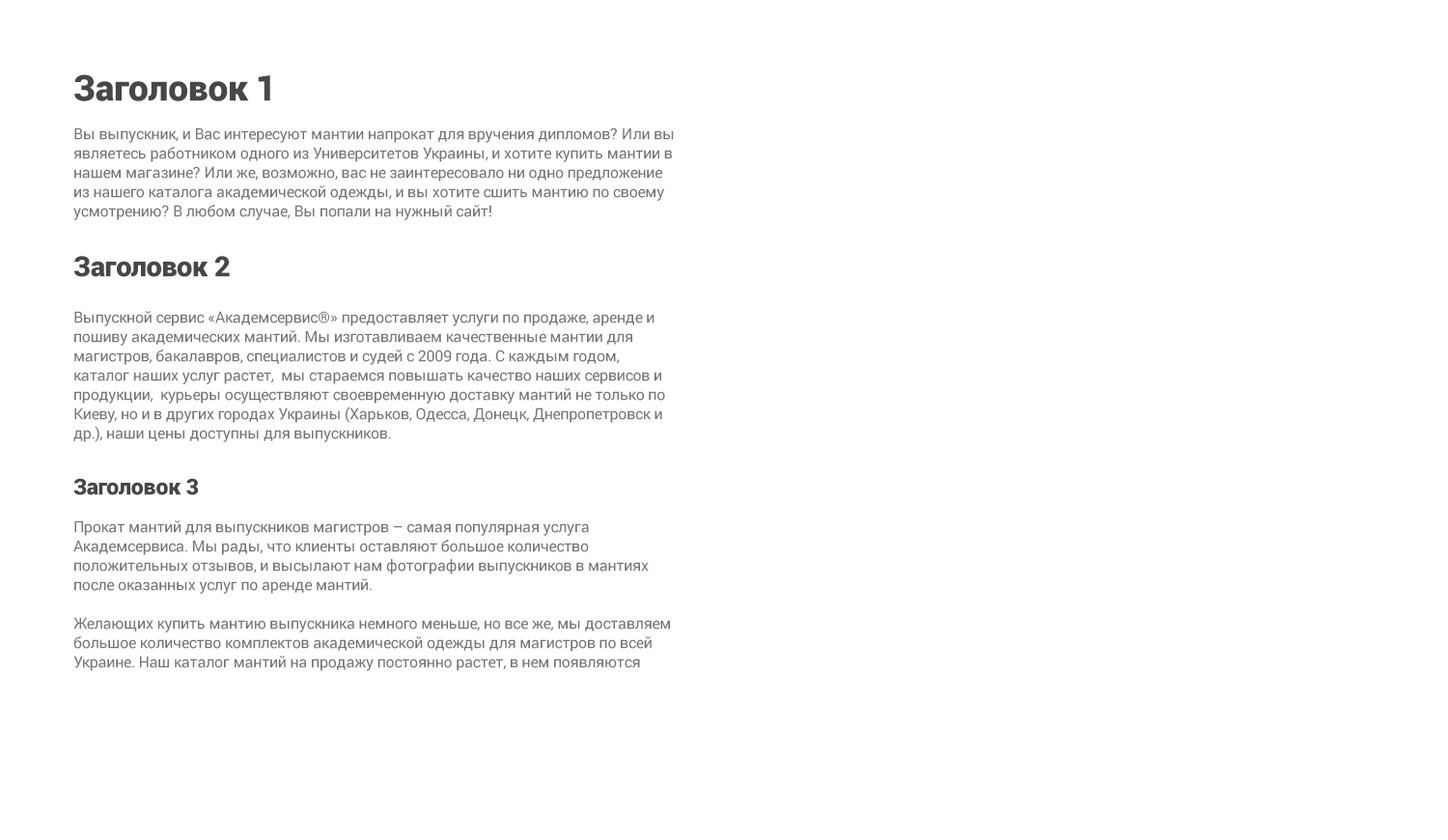
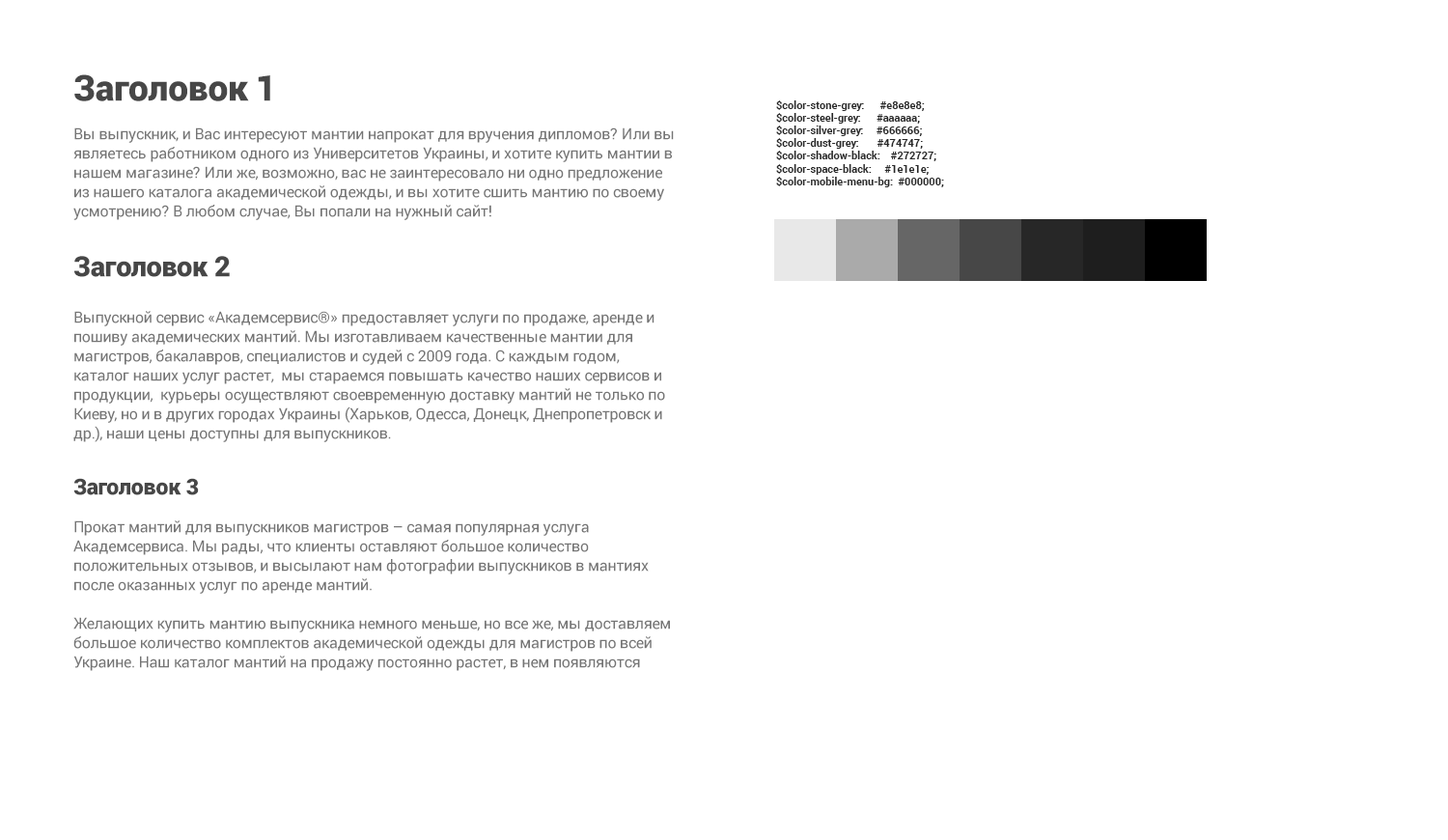
Revision of a layered 1448x840 image; what changed, layer by layer:
added layer "Rectangle 1 copy 6" above "Rectangle 1 copy 5" over 1144, 219, 1207, 281
added layer "Rectangle 1 copy 5" above "Rectangle 1 copy 4" over 1082, 219, 1145, 281
added layer "Rectangle 1 copy 4" above "Rectangle 1 copy 3" over 1021, 219, 1083, 281
added layer "Rectangle 1 copy 3" above "Rectangle 1 copy 2" over 959, 219, 1022, 281
added layer "Rectangle 1 copy 2" above "Rectangle 1 copy" over 897, 219, 960, 281
added layer "Rectangle 1 copy" above "Rectangle 1" over 835, 219, 898, 281
added layer "Rectangle 1" above "$color-stone-grey: #e8e8e8; $color-steel-grey: #aaaaa" over 774, 219, 836, 281
added layer "$color-stone-grey: #e8e8e8; $color-steel-grey: #aaaaa" above "Заголовок 1 Вы выпускник, и Вас интересуют мантии напрокат для" over 775, 100, 944, 188
